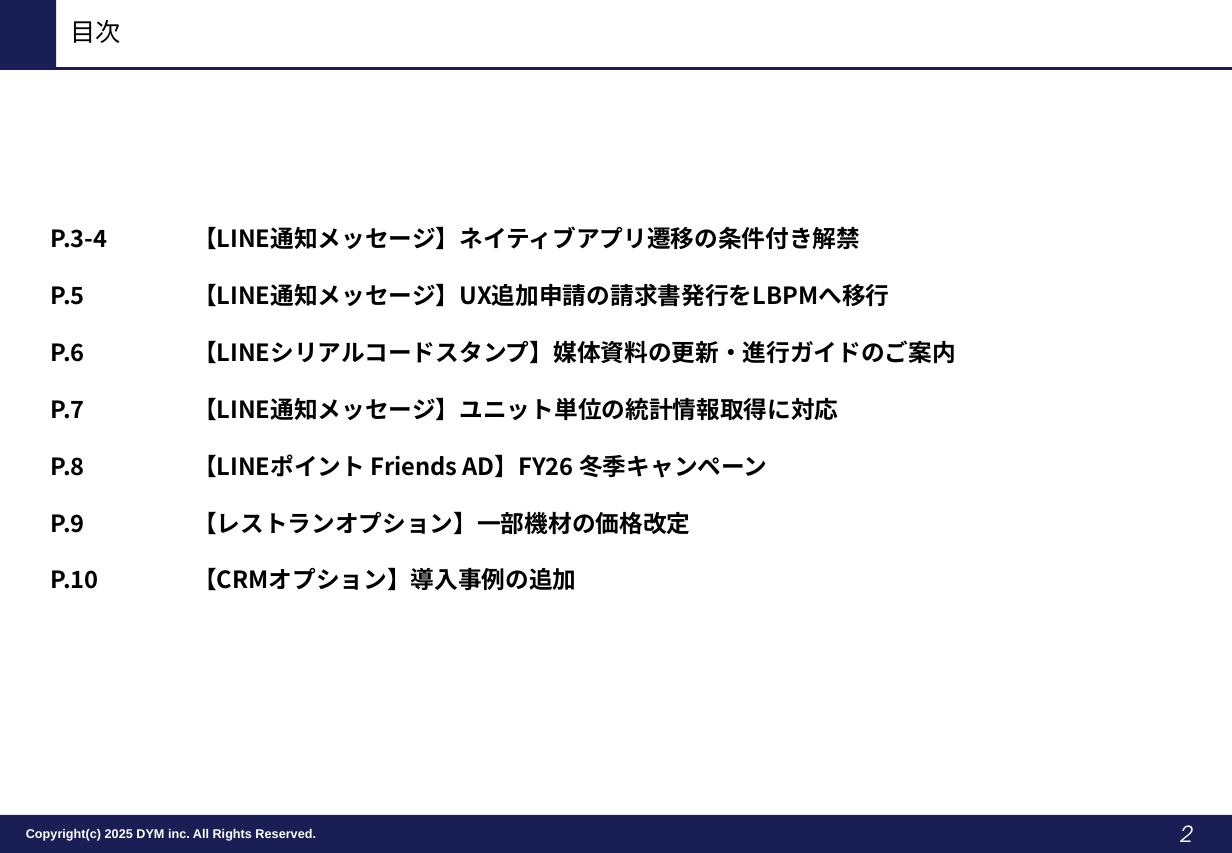
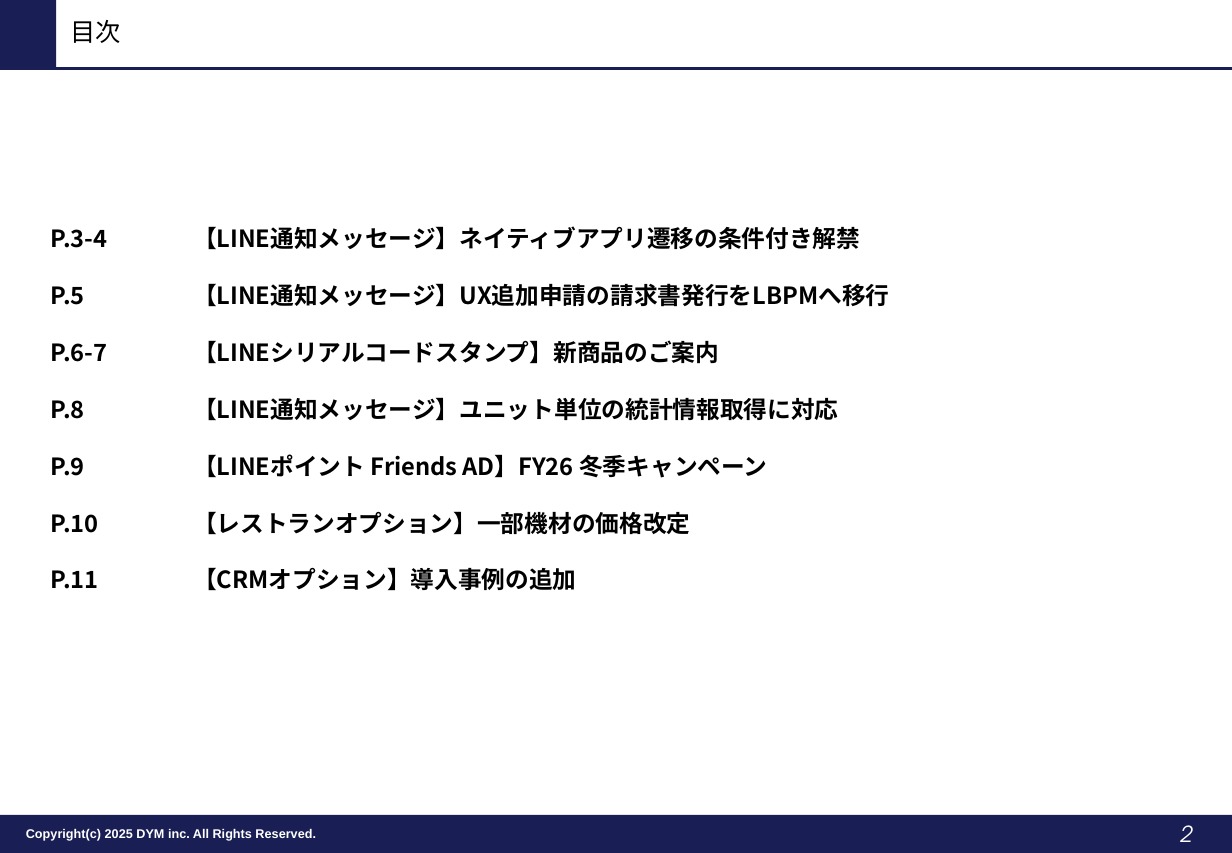
Before and after one commit to tonomura-r-dev/folder, a slide deck: slide 2 of LINEOA媒体最新情報_2026年10月トレンドレポート.pptx. Drawn at 1232x853 pixels with LibreOffice and Linux fonts; fonts in the diff are those of the drawing; background and template pictures are left out. Boxes give left, top, right and bottom in pixels: in the first picture for what was removed or moved away, otherwise in the second. Text is boxed around its words. In the diff, an @@ line names an element or a change of style, - is before the commit and + after.

```diff
--- a/LINEOA媒体最新情報_2026年10月トレンドレポート.pptx
+++ b/LINEOA媒体最新情報_2026年10月トレンドレポート.pptx
@@ text at [51,343,108,362]: text changed @@
-P.6
-P.7
+P.6-7
@@ text at [193,340,719,364]: text changed @@
-【LINEシリアルコードスタンプ】媒体資料の更新・進行ガイドのご案内
+【LINEシリアルコードスタンプ】新商品のご案内
@@ text at [51,570,99,589]: paragraph added @@
+P.11
```
Also in this commit, not shown: 1 other slide changed, 1 slide added.
